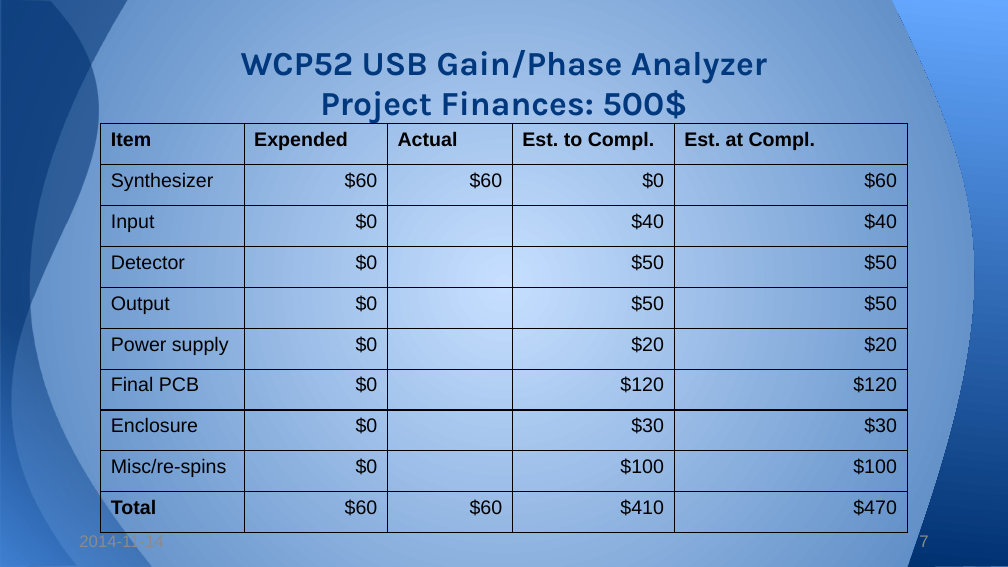
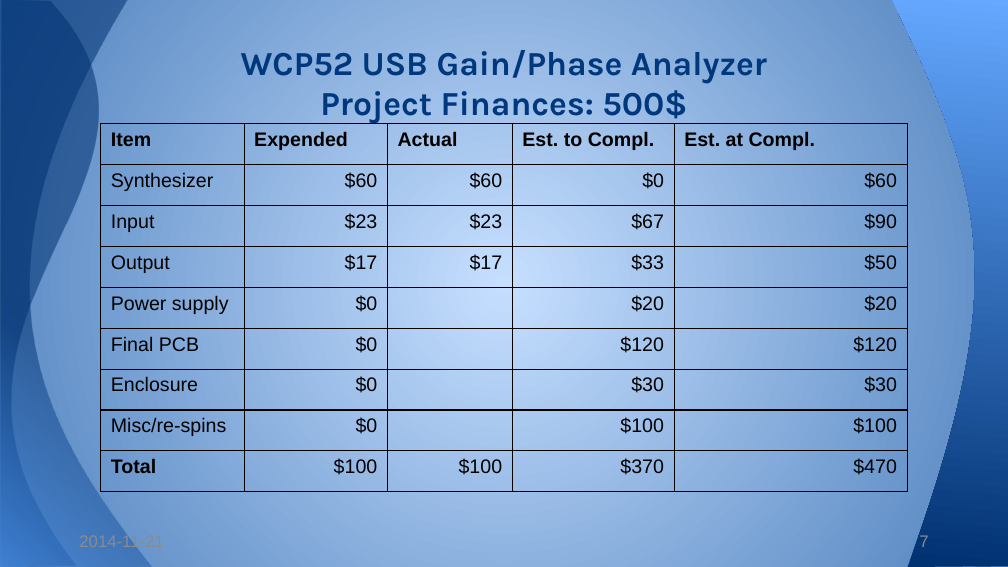
Before and after one commit to WCP52/docs, a slide deck: slide 7 of wsr/StatusPres.pptx. Drawn at 1008x567 pixels with LibreOffice and Linux fonts; fonts in the diff are those of the drawing. Boxes give left, top, right and bottom in pixels: in the first picture for what was removed or moved away, otherwise in the second. Text is boxed around its words. In the diff, an @@ line names an element or a change of style, - is before the commit and + after.

Commit message:
change ton presentation

```diff
--- a/wsr/StatusPres.pptx
+++ b/wsr/StatusPres.pptx
@@ table at (101,124,907,492) @@
-row 3: Input | $0 |  | $40 | $40
-row 4: Detector | $0 |  | $50 | $50
-row 5: Output | $0 |  | $50 | $50
+row 3: Input | $23 | $23 | $67 | $90
+row 4: Output | $17 | $17 | $33 | $50
-row 10: Total | $60 | $60 | $410 | $470
+row 9: Total | $100 | $100 | $370 | $470
@@ text at (79,536,164,547): text changed @@
-2014-11-14
+2014-11-21
```
Also in this commit, not shown: 7 other slides changed.
